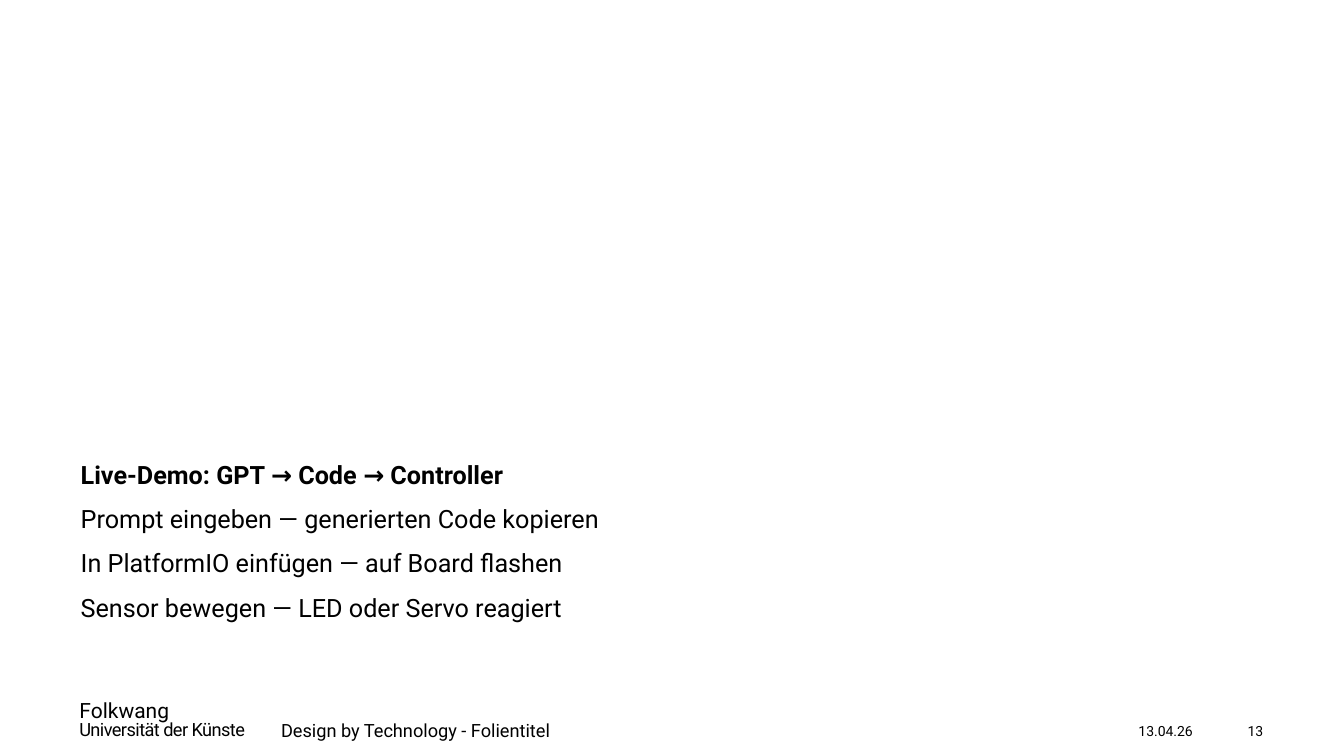
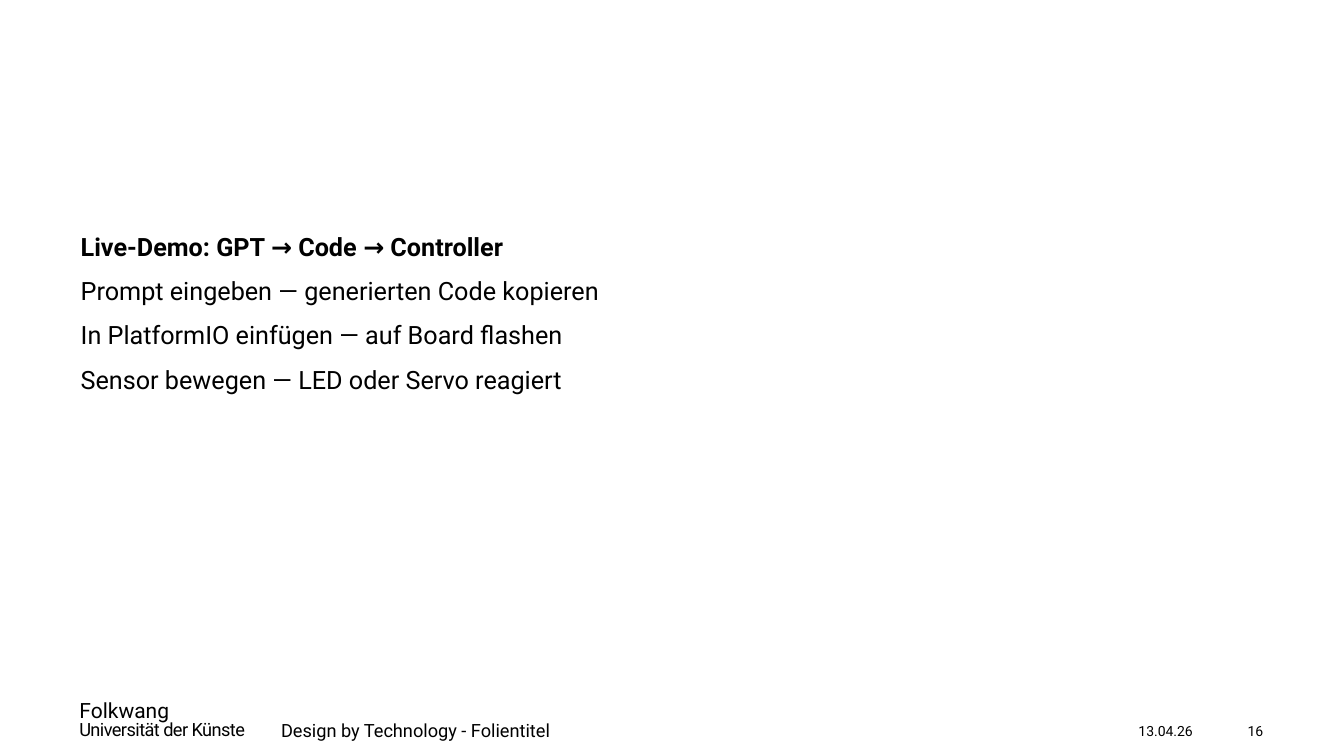
Before and after one commit to archilab/Pathfinder_Workshop, a slide deck: slide 16 of 07_presentations/Pathfinder_Workshop_Einfuehrung.pptx (slide 13 before the commit). Drawn at 1344x756 pixels with LibreOffice and Linux fonts; fonts in the diff are those of the drawing. Boxes give left, top, right and bottom in pixels: in the first picture for what was removed or moved away, otherwise in the second. Text is boxed around its words. In the diff, an @@ line names an element or a change of style, - is before the commit and + after.

```diff
--- a/07_presentations/Pathfinder_Workshop_Einfuehrung.pptx
+++ b/07_presentations/Pathfinder_Workshop_Einfuehrung.pptx
@@ text "Live-Demo: GPT → Code → ...": place and size @@
-text "Live-Demo: GPT → Code → ..." at [81,465,598,623]
+text "Live-Demo: GPT → Code → ..." at [81,237,598,395]
@@ page number at [1248,726,1264,736]: text changed @@
-13
+16
```
Also in this commit, not shown: 3 other slides changed, 3 slides added, 26 other files.
